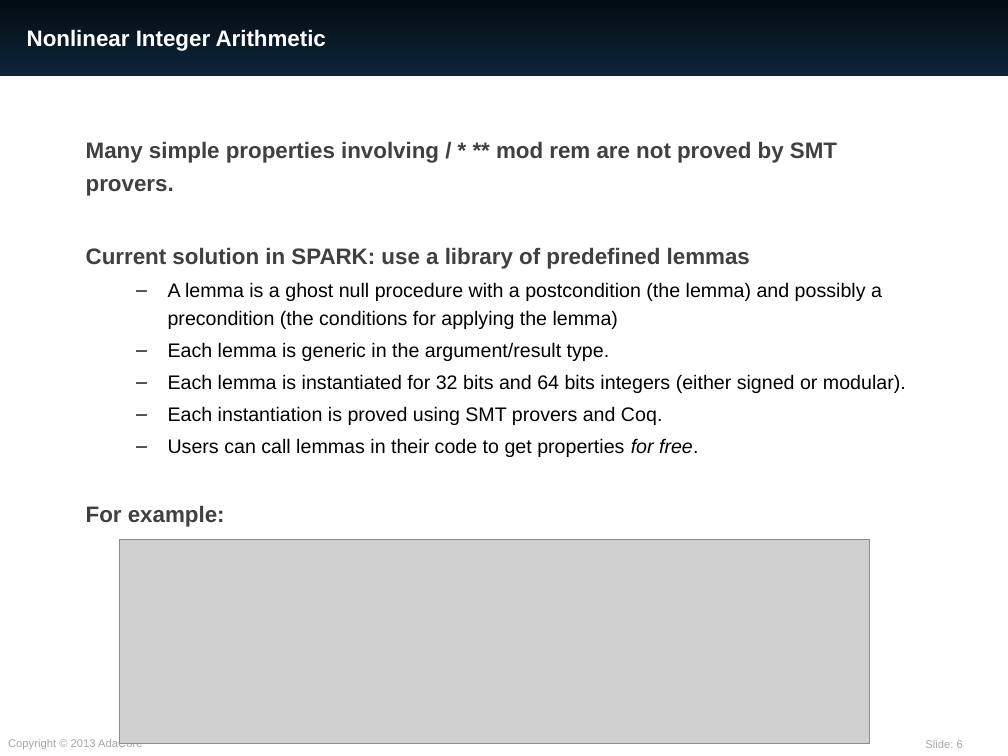
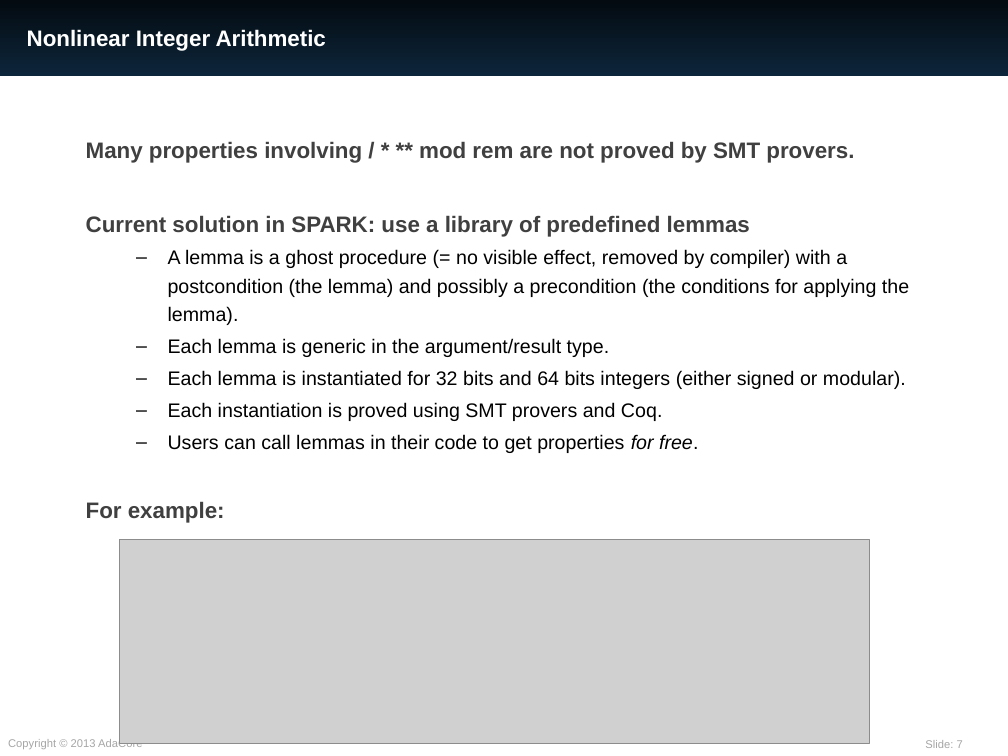
Before and after one commit to AdaCore/spark2014, a slide deck: slide 7 of slides/CP_meets_Verif_2016/SPARK.pptx (slide 6 before the commit). Drawn at 1008x756 pixels with LibreOffice and Linux fonts; fonts in the diff are those of the drawing; grey boxes stand for pictures. Boxes give left, top, right and bottom in pixels: in the first picture for what was removed or moved away, otherwise in the second. Text is boxed around its words. In the diff, an @@ line names an element or a change of style, - is before the commit and + after.

```diff
--- a/slides/CP_meets_Verif_2016/SPARK.pptx
+++ b/slides/CP_meets_Verif_2016/SPARK.pptx
@@ text at bbox=[86, 141, 854, 163]: text changed @@
-Many simple properties involving / * ** mod rem are not proved by SMT provers.
+Many properties involving / * ** mod rem are not proved by SMT provers.
@@ text at bbox=[168, 249, 909, 325]: text changed @@
-  – A lemma is a ghost null procedure with a postcondition (the lemma) and possibly a precondition (the conditions for applying the lemma)
+  – A lemma is a ghost procedure (= no visible effect, removed by compiler) with a postcondition (the lemma) and possibly a precondition (the conditions for applying the lemma).
@@ page number at bbox=[925, 740, 963, 748]: text changed @@
-Slide: 6
+Slide: 7
```
Also in this commit, not shown: 3 other slides changed, 1 slide added.
